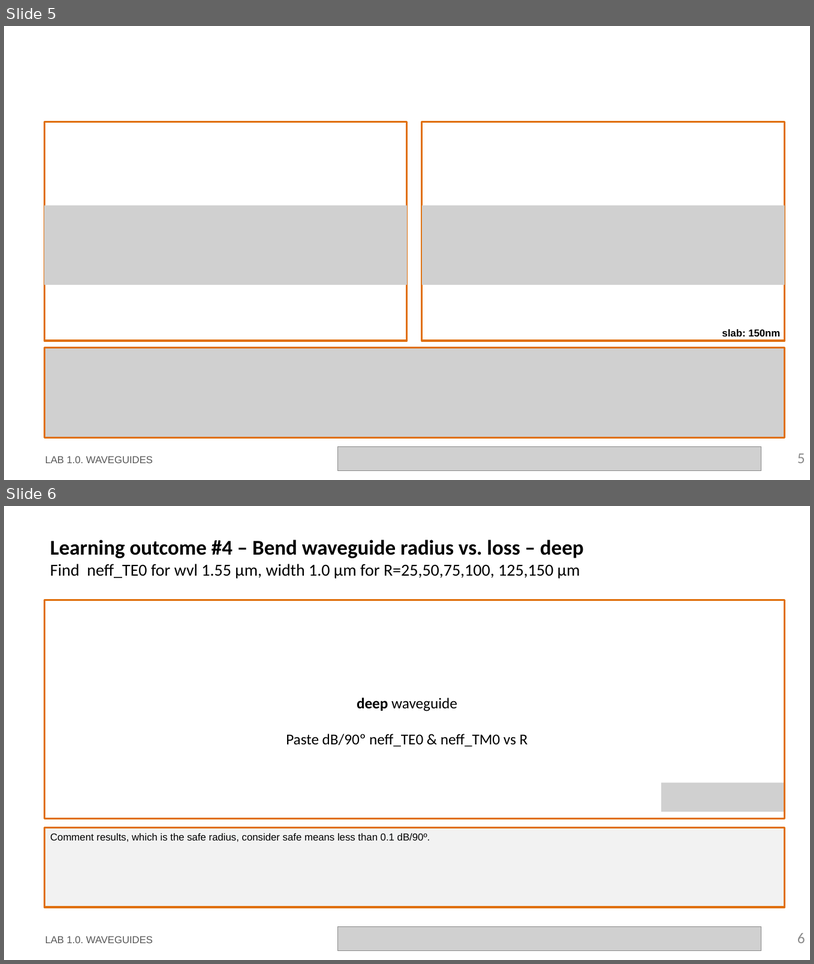
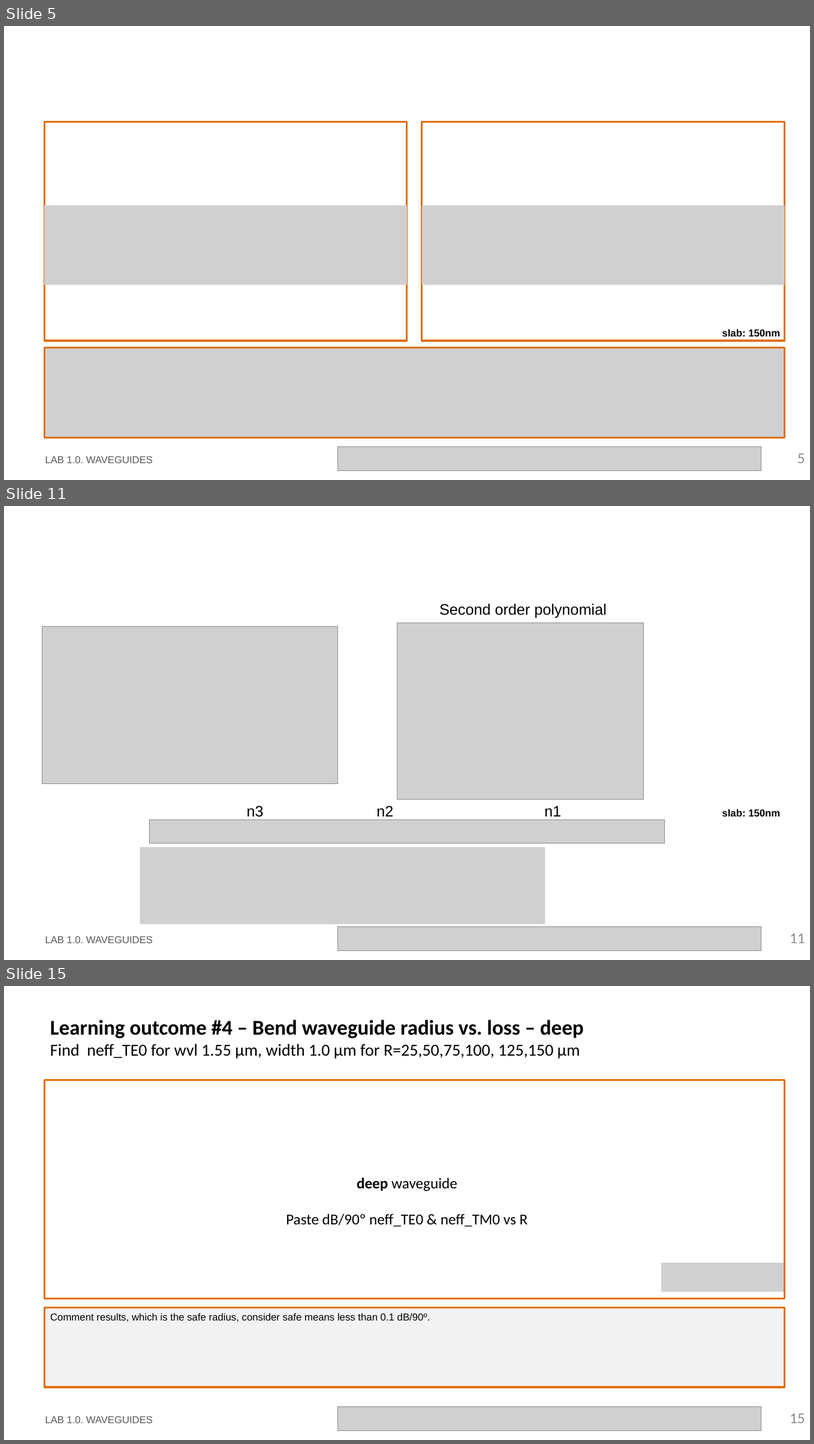
Before and after one commit to RobertoFernandezSevilla/pic-upv-lab1, a slide deck: LabBook_10.pptx. Shown one above the other, each under a label of ours: slides 5 and 6 before the commit, slides 5, 11 and 15 after it; the slides between them are not shown. The pictures are 814x964 and 814x1444 pixels, drawn with LibreOffice and Linux fonts; fonts in the diff are those of the drawing; grey boxes stand for pictures; background and template pictures are left out. Boxes give left, top, right and bottom in pixels: in the first picture for what was removed or moved away, otherwise in the second. Text is boxed around its words. In the diff, an @@ line names an element or a change of style, - is before the commit and + after.

```diff
--- a/LabBook_10.pptx
+++ b/LabBook_10.pptx
@@ slide 11 added at (4,506,810,960), background #FFFFFF @@
@@ text added at (440,603,606,618), 18 pt, text #000000 @@
+Second order polynomial
@@ picture added at (42,626,338,784) @@
@@ picture added at (397,623,644,799) @@
@@ text added at (247,805,561,820), 18 pt, text #000000 @@
+n3 n2 n1
@@ text added at (722,809,780,816), 12 pt, text #000000, bold @@
+slab: 150nm
@@ picture added at (149,819,665,843) @@
@@ picture added at (140,847,545,924) @@
@@ text added at (45,936,153,943), 12 pt, text #585858 @@
+LAB 1.0. WAVEGUIDES
@@ picture added at (338,927,762,951) @@
@@ page number added at (790,933,806,943), 18 pt, text #8C8C8C @@
+11
@@ what was slide 6 is now slide 15 @@
@@ page number at (790,1413,806,1423): text changed @@
-6
+15
```
Also in this commit, not shown: 8 other slides added, 1 other file.
